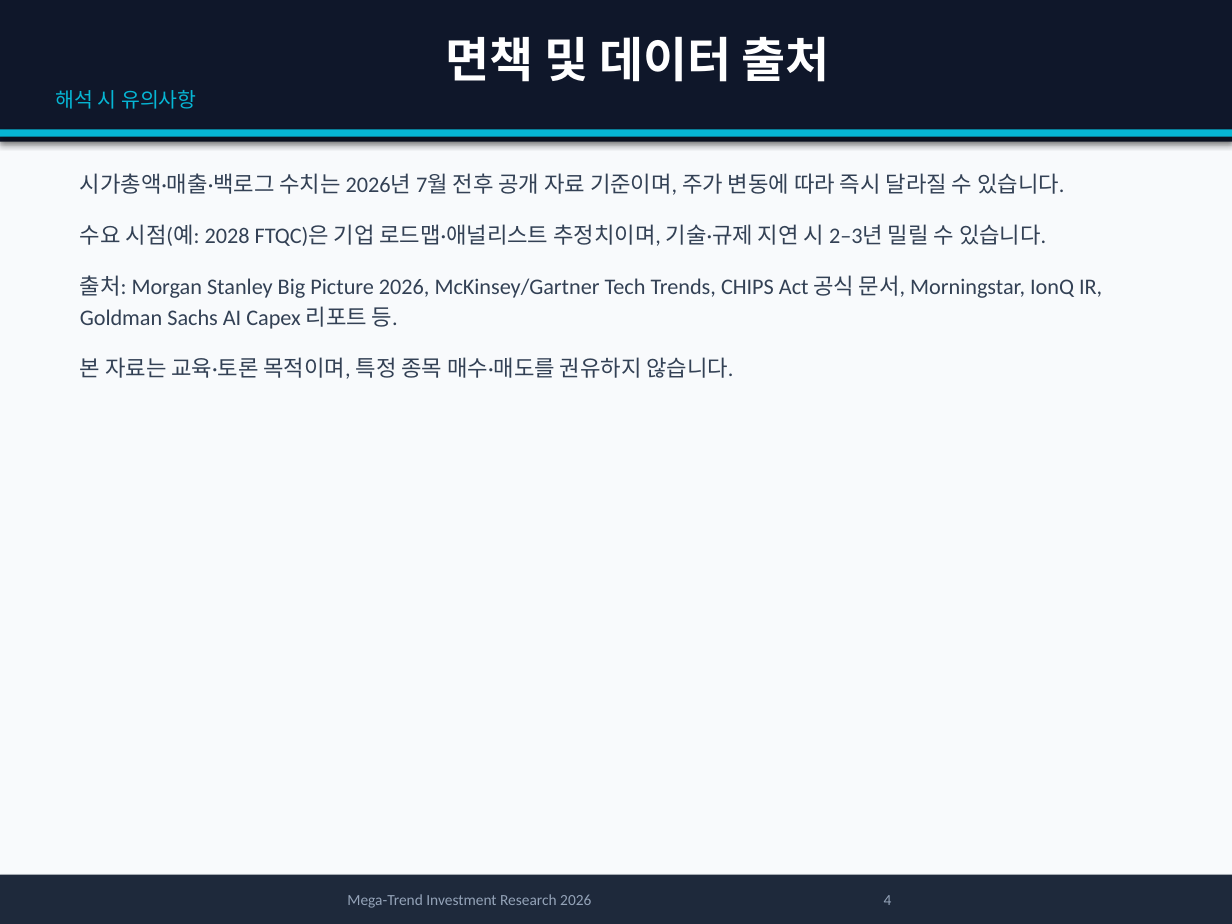
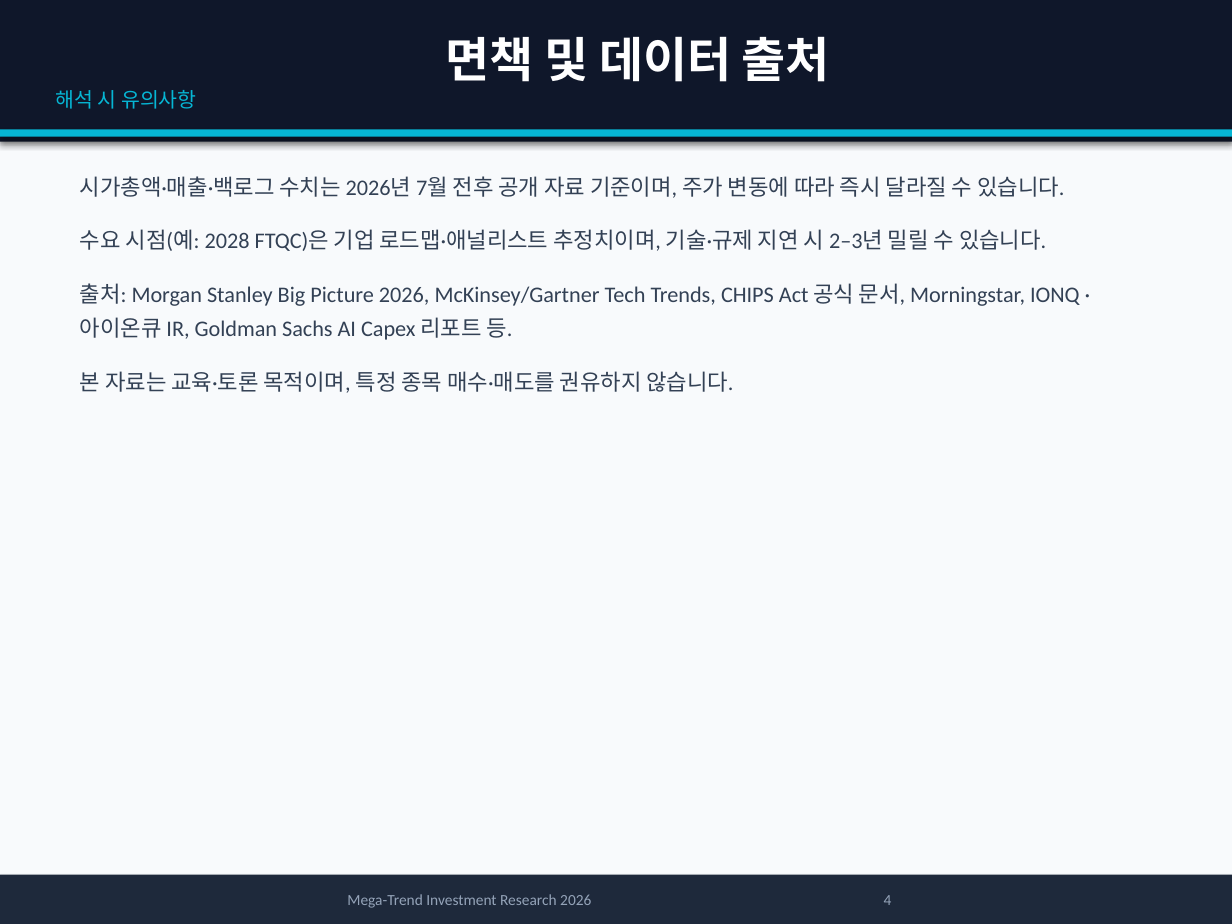
Before and after one commit to yskkkk/Stock, a slide deck: slide 4 of reports/megatrend-investment-report-2026.pptx. Drawn at 1232x924 pixels with LibreOffice and Linux fonts; fonts in the diff are those of the drawing. Boxes give left, top, right and bottom in pixels: in the first picture for what was removed or moved away, otherwise in the second. Text is boxed around its words. In the diff, an @@ line names an element or a change of style, - is before the commit and + after.

```diff
--- a/reports/megatrend-investment-report-2026.pptx
+++ b/reports/megatrend-investment-report-2026.pptx
@@ text at (x1=80, y1=176, x2=1064, y2=393): line spacing 1.15 to 1.25 @@
@@ text at (x1=80, y1=283, x2=1080, y2=340): text changed @@
-출처: Morgan Stanley Big Picture 2026, McKinsey/Gartner Tech Trends, CHIPS Act 공식 문서, Morningstar, IonQ IR, Goldman Sachs AI Capex 리포트 등.
+출처: Morgan Stanley Big Picture 2026, McKinsey/Gartner Tech Trends, CHIPS Act 공식 문서, Morningstar, IONQ · 아이온큐 IR, Goldman Sachs AI Capex 리포트 등.
```
Also in this commit, not shown: 30 other slides changed, 1 other file.
